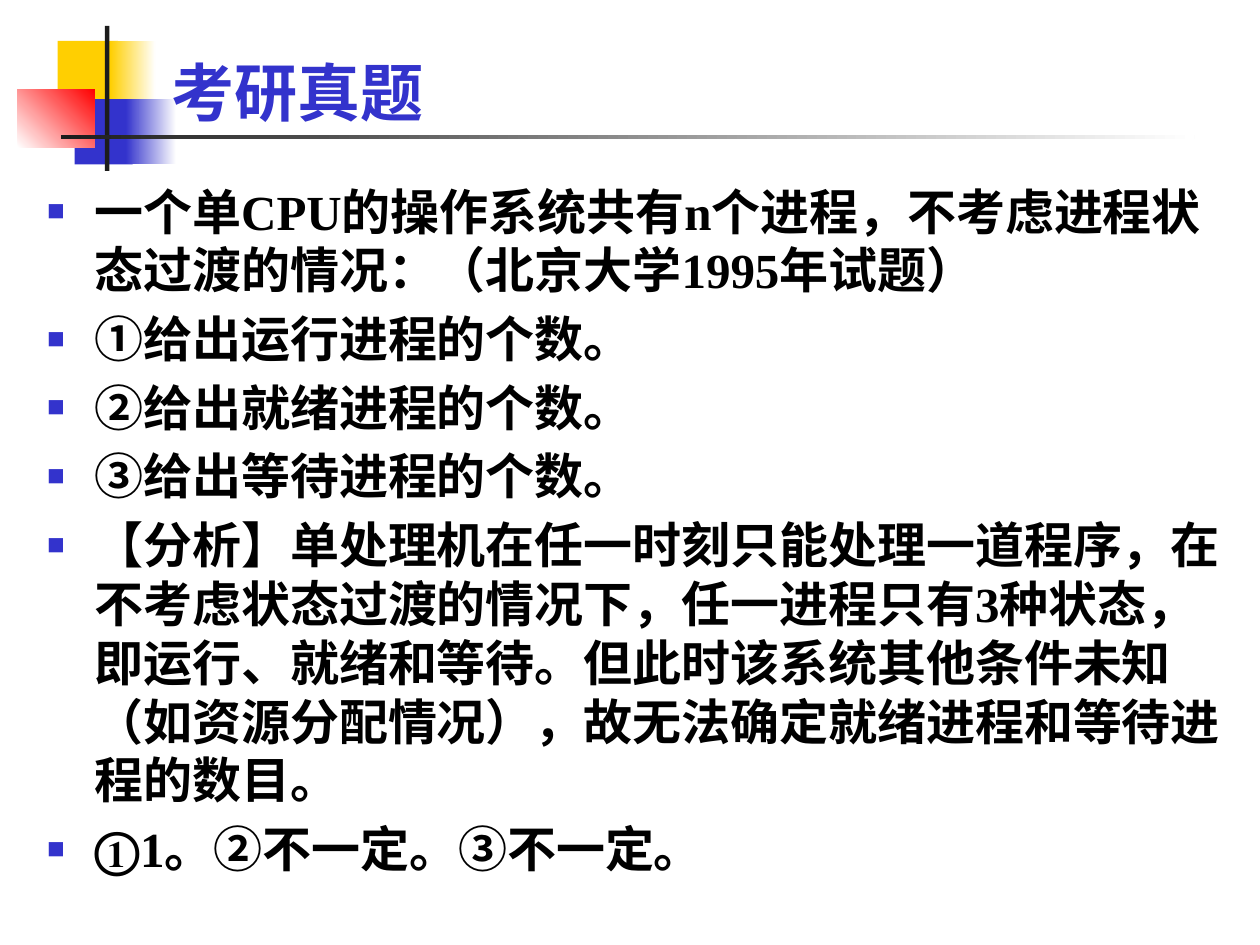
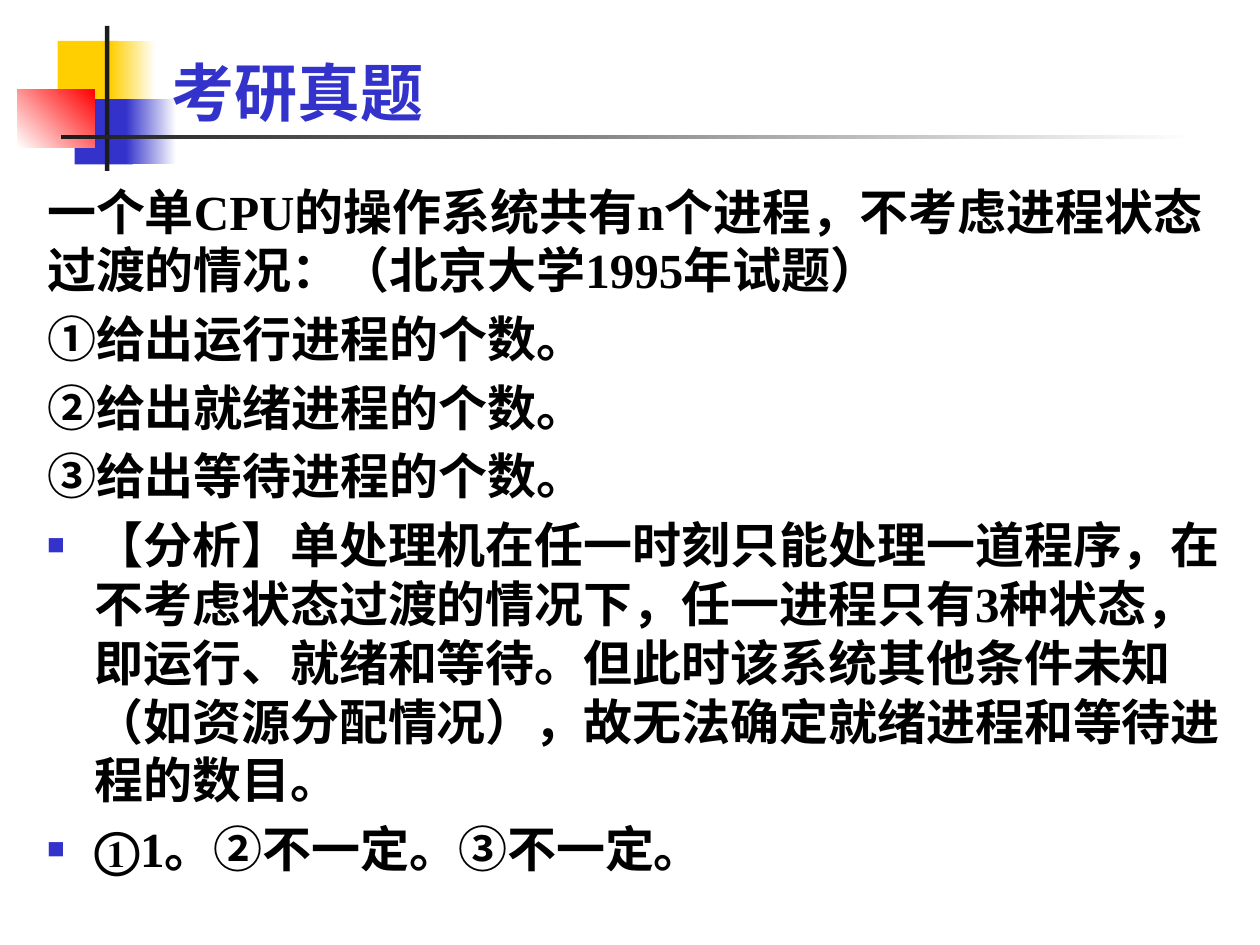
Before and after one commit to rjnew/OS, a slide deck: slide 37 of OS02.1 进程.pptx. Drawn at 1260x945 pixels with LibreOffice and Linux fonts; fonts in the diff are those of the drawing. Boxes give left, top, right and bottom in pixels: in the first picture for what was removed or moved away, otherwise in the second. Text is boxed around its words. In the diff, an @@ line names an element or a change of style, - is before the commit and + after.

```diff
--- a/OS02.1 进程.pptx
+++ b/OS02.1 进程.pptx
@@ text at bbox=[47, 188, 1202, 499]: bullet ■ to none @@
```
Also in this commit, not shown: 18 other slides changed, 2 slides added, 2 slides removed.
